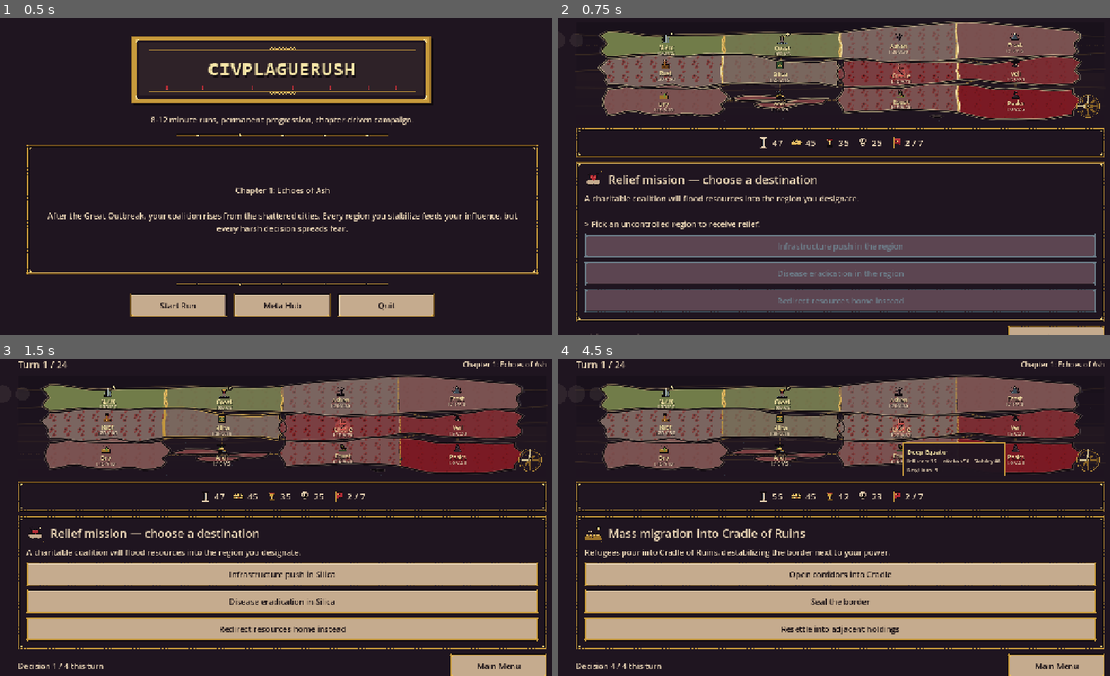
Above: before the commit, frames 1-4 (two rows, left to right).
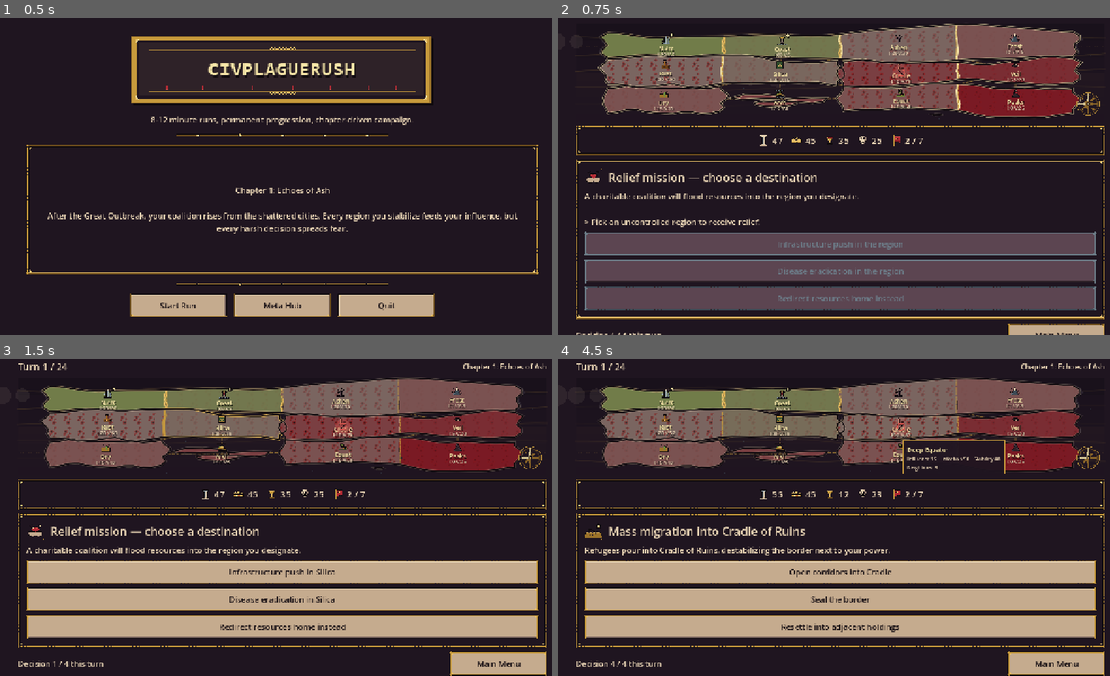
Above: after the commit, the same moments.

Repository: josemarnaiz/civplaguerush
Game: Godot game, scene res://scenes/MainMenu.tscn
Two runs of this game, one before a commit and one after it. Both use one fixed random seed, a clock stepped at 60 frames per second and the inputs below.
Inputs (mouse positions are in pixels of both pictures, inside the frame that each line leads up to):
- Up to frame 1 (0.5 s): no input
- Up to frame 2 (0.75 s): click "Start Run" at 0.5 s
- Up to frame 3 (1.5 s): tap Enter at 1.25 s; drag from (281, 412) to (336, 447) at 1.27 s
- Up to frame 4 (4.5 s): drag from (729, 533) to (811, 580) at 2.02 s; click "Infrastructure push in Silica" at 2.75 s; click "Deploy loyalist cadre" at 3.5 s; click "Open emergency imports" at 4.25 s

Frame 1 is identical in both runs. In frame 2, 17% of the frame differs, in the area x 3-99%, y 1-100%; in frame 3, 17%; in frame 4, 17%.

Commit message:
Trim region map min height from 230 to 220 for better stacking
Made-with: Cursor

Diff:
--- a/scenes/RunScene.tscn
+++ b/scenes/RunScene.tscn
@@ -64,7 +64,7 @@
 layout_mode = 2
 size_flags_horizontal = 3
 size_flags_vertical = 0
-custom_minimum_size = Vector2(0, 230)
+custom_minimum_size = Vector2(0, 220)
 
 [node name="StatePanel" type="PanelContainer" parent="Margin/VBox"]
 layout_mode = 2
